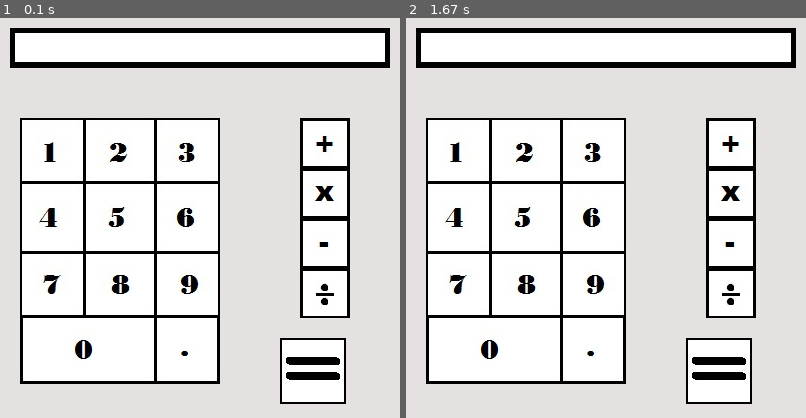
Above: before the commit, frames 1-2 (left to right).
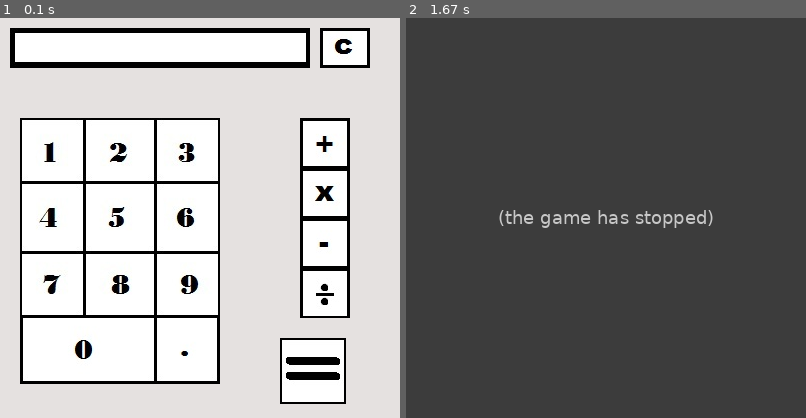
Above: after the commit, the same moments.

Repository: Regedit1/Pygame-Calculator
Game: pygame game, started from calculator.py
Two runs of this game, one before a commit and one after it. Both use one fixed random seed, a clock stepped at 60 frames per second and the inputs below. The source is Python 2; it was converted automatically to run under Python 3.
Inputs (mouse positions are in pixels of both pictures, inside the frame that each line leads up to):
- Up to frame 1 (0.1 s): no input
- Up to frame 2 (1.67 s): click (606, 218) at 0.38 s; click (458, 178) at 0.72 s; click (498, 198) at 1.05 s; click (470, 314) at 1.38 s

The runs differ from the first frame. In frame 1, 1.2% of the frame differs, in the area x 76-98%, y 2-13%; in frame 2, 100%, in the area x 0-100%, y 0-100%.
Error after the commit: AttributeError: 'str' object has no attribute 'append' (calculator.py line 111); the game stopped at 0.72 s (later frames are placeholders)

Commit message:
Began developing Calculation system

Diff:
--- a/calculator.py
+++ b/calculator.py
@@ -12,8 +12,13 @@
 numpad = pygame.image.load("numpad.jpg").convert()
 function = pygame.image.load("functions.jpg").convert()
 equals = pygame.image.load("equals.jpg").convert()
+clearbutton = pygame.image.load("clearbutton.jpg").convert()
 forn = "num"
-def funcornum(x,y):
+func = " "
+inputnum = 1  #checks to see if a funtion has been called
+firstin = []
+secondin = []
+def funcornum(x,y): #tests to see if user input is a number or a function
     if x > 20 and x < 220 and y > 100 and y < 366:
         print "number"
         forn = "number"
@@ -29,44 +34,44 @@
     if x > 20 and x < 86:
         if y > 100 and y < 166:
             print 1
-            number = 1
-        if y > 166 and y < 233:
+            number = "1"
+        elif y > 166 and y < 233:
             print 4
-            number = 4
-        if y > 233 and y < 300:
+            number = "4"
+        elif y > 233 and y < 300:
             print 7
-            number = 7
-        if y > 300 and y < 366:
+            number = "7"
+        elif y > 300 and y < 366:
             print 0
-            number = 0
+            number = "0"
         else:
             number = "none"
     elif x > 86 and x < 152:
         if y > 100 and y < 166:
             print 2
-            number = 2
-        if y > 166 and y < 233:
+            number = "2"
+        elif y > 166 and y < 233:
             print 5
-            number = 5
-        if y > 233 and y < 300:
+            number = "5"
+        elif y > 233 and y < 300:
             print 8
-            number = 8
-        if y > 300 and y < 366:
+            number = "8"
+        elif y > 300 and y < 366:
             print 0
-            number = 0
+            number = "0"
         else:
             number = "none"
     elif x > 152 and x < 220:
         if y > 100 and y < 166:
             print 3
-            number = 3
-        if y > 166 and y < 233:
+            number = "3"
+        elif y > 166 and y < 233:
             print 6
-            number = 6
-        if y > 233 and y < 300:
+            number = "6"
+        elif y > 233 and y < 300:
             print 9
-            number = 9
-        if y > 300 and y < 366:
+            number = "9"
+        elif y > 300 and y < 366:
             print "."
             number = "."
         else:
@@ -77,6 +82,18 @@
 
 
     return number
+
+def whichfunction(y):
+    if y < 300:
+        func = "+"
+    elif y < 250:
+        func = "*"
+    elif y < 200:
+        func = "-"
+    elif y < 150:
+        func = "/"
+    return func
+
 
 
 #Game loop
@@ -89,7 +106,16 @@
             x , y = pygame.mouse.get_pos()
             forn = funcornum(x , y)
             if forn == "number":
-                whichnumber(x, y)
+                number = whichnumber(x, y)
+                if inputnum == 1:
+                    firstin.append(number)
+                    firstin = " ".join(firstin)
+                    print firstin.replace(" ","")
+
+            if forn == "function":
+                print "its a function"
+                func = whichfunction(y)
+                print func
 
 
 
@@ -99,4 +125,5 @@
     background.blit(numpad, (20,100))
     background.blit(function, (300,100))
     background.blit(equals, (280,320))
+    background.blit(clearbutton, (320,10))
     pygame.display.update()
Binary file added: clearbutton.jpg
Binary file changed: panel.jpg
